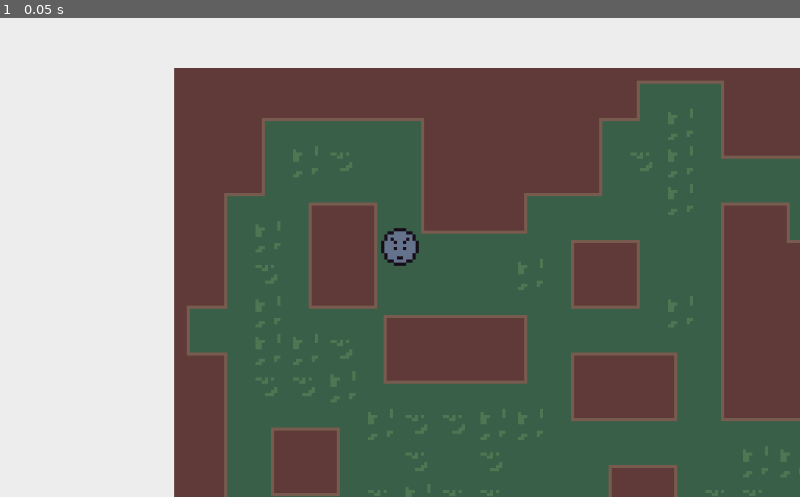
Above: before the commit, frame 1.
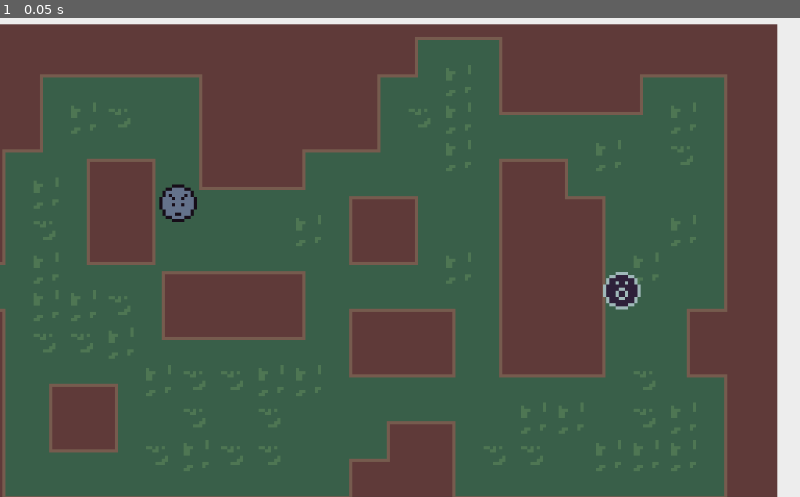
Above: after the commit, the same moment.

Repository: TeamGalileoRobotics/tilde
Game: Godot game, scene res://root.tscn
Two runs of this game, one before a commit and one after it. Both use one fixed random seed, a clock stepped at 60 frames per second and the inputs below.
Inputs:
- Up to frame 1 (0.05 s): no input

The runs differ from the first frame. In frame 1, 61% of the frame differs, in the area x 0-100%, y 1-100%.

Commit message:
Move camera to center of players

Diff:
--- /dev/null
+++ b/camera.gd
@@ -0,0 +1,24 @@
+extends Camera2D
+
+var players
+
+# Called when the node enters the scene tree for the first time.
+func _ready():
+	players = get_tree().get_nodes_in_group("chasers") \
+		+ get_tree().get_nodes_in_group("targets")
+
+# Called every frame. 'delta' is the elapsed time since the previous frame.
+func _process(delta):
+	# Calculate bbox center
+	var min_x = 1e9
+	var min_y = 1e9
+	var max_x = -1e9
+	var max_y = -1e9
+
+	for player in players:
+		min_x = min(min_x, player.position.x)
+		min_y = min(min_y, player.position.y)
+		max_x = max(max_x, player.position.x)
+		max_y = max(max_y, player.position.y)
+
+	self.offset = Vector2((min_x + max_x) / 2.0, (min_y + max_y) / 2.0)
--- a/root.tscn
+++ b/root.tscn
@@ -6,6 +6,7 @@
 [ext_resource path="res://tileset.tres" type="TileSet" id=4]
 [ext_resource path="res://chaser.png" type="Texture" id=5]
 [ext_resource path="res://target.gd" type="Script" id=6]
+[ext_resource path="res://camera.gd" type="Script" id=7]
 
 [sub_resource type="CircleShape2D" id=1]
 radius = 48.0
@@ -26,13 +27,6 @@
 speed = 10
 index = 0
 
-[node name="camera" type="Camera2D" parent="chaser0"]
-current = true
-drag_margin_h_enabled = true
-drag_margin_v_enabled = true
-smoothing_enabled = true
-editor_draw_drag_margin = true
-
 [node name="collision" type="CollisionShape2D" parent="chaser0"]
 position = Vector2( 0, 0.104674 )
 scale = Vector2( 0.5, 0.5 )
@@ -42,7 +36,9 @@
 scale = Vector2( 4, 4 )
 texture = ExtResource( 5 )
 
-[node name="target" type="RigidBody2D" parent="."]
+[node name="target" type="RigidBody2D" parent="." groups=[
+"targets",
+]]
 position = Vector2( 857.19, 340.622 )
 mass = 0.2
 gravity_scale = 0.0
@@ -72,4 +68,12 @@
 collision_bounce = 0.5
 format = 1
 tile_data = PoolIntArray( 0, -1073741823, 0, 1, -1073741823, 0, 2, -1073741823, 0, 3, -1073741823, 0, 4, -1073741823, 0 …(5161 unchanged characters)…
+
+[node name="camera" type="Camera2D" parent="."]
+current = true
+drag_margin_h_enabled = true
+drag_margin_v_enabled = true
+smoothing_enabled = true
+editor_draw_drag_margin = true
+script = ExtResource( 7 )
 [connection signal="body_entered" from="target" to="target" method="_on_body_collision"]
Not shown: 1 places in root.tscn that only renumber resources
